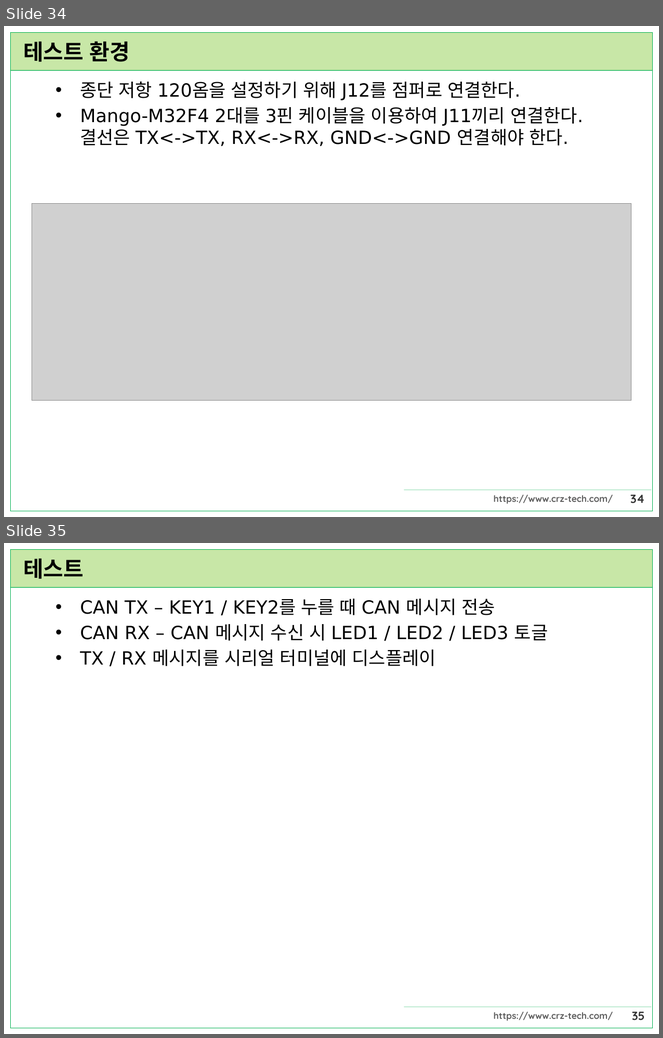
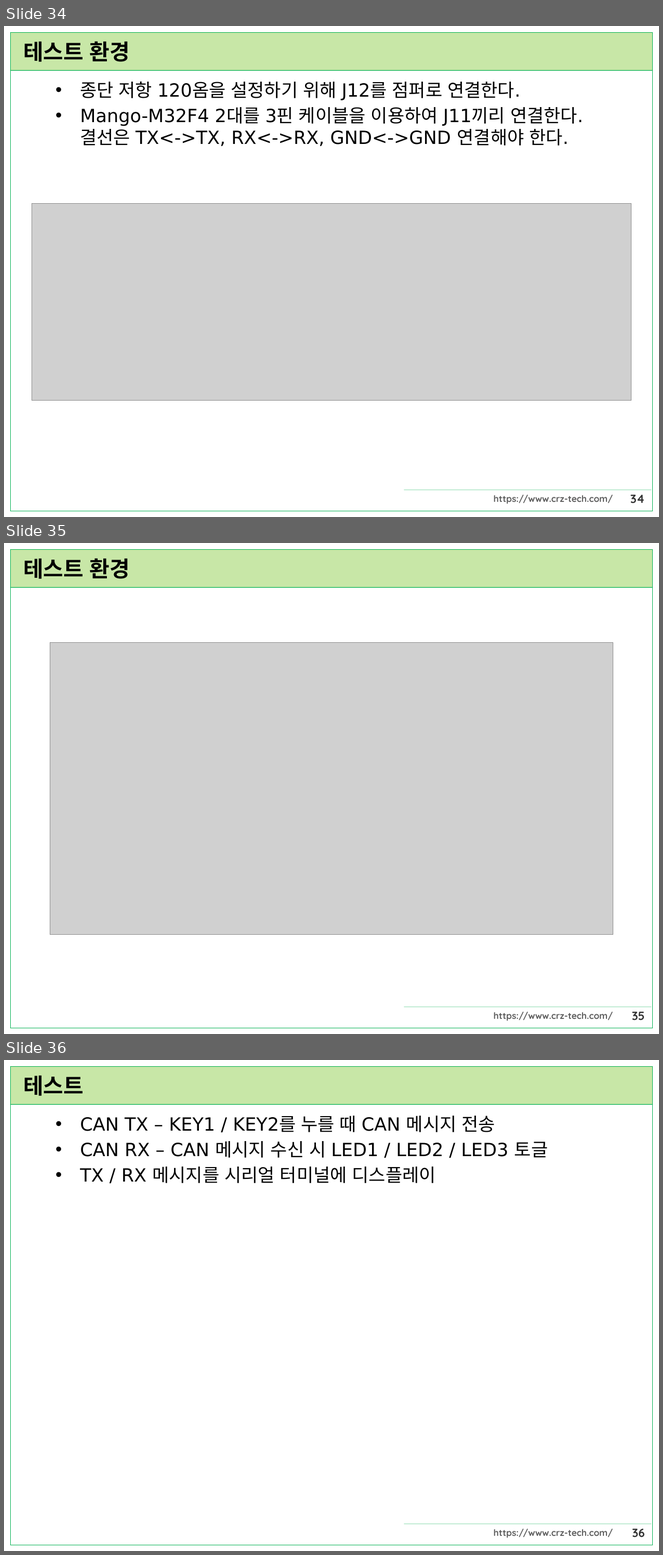
Before and after one commit to CRZ-Technology/Mango-M32, a slide deck: Mango-M32F4/11.CAN/CAN.pptx. Shown one above the other, each under a label of ours: slides 34 and 35 before the commit, slides 34, 35 and 36 after it. The pictures are 663x1038 and 663x1555 pixels, drawn with LibreOffice and Linux fonts; fonts in the diff are those of the drawing; grey boxes stand for pictures. Boxes give left, top, right and bottom in pixels: in the first picture for what was removed or moved away, otherwise in the second. Text is boxed around its words. In the diff, an @@ line names an element or a change of style, - is before the commit and + after.

```diff
--- a/Mango-M32F4/11.CAN/CAN.pptx
+++ b/Mango-M32F4/11.CAN/CAN.pptx
@@ slide 35 added at [4, 543, 659, 1034], background #FFFFFF; not listed: 6 template elements that a slide beside it also shows @@
@@ title added at [23, 558, 130, 579], 24 pt, text #000000, bold @@
+테스트 환경
@@ picture added at [50, 643, 613, 935] @@
@@ what was slide 35 is now slide 36 @@
@@ page number at [632, 1529, 645, 1538]: text changed @@
-35
+36
```
Also in this commit, not shown: 5 other files.
